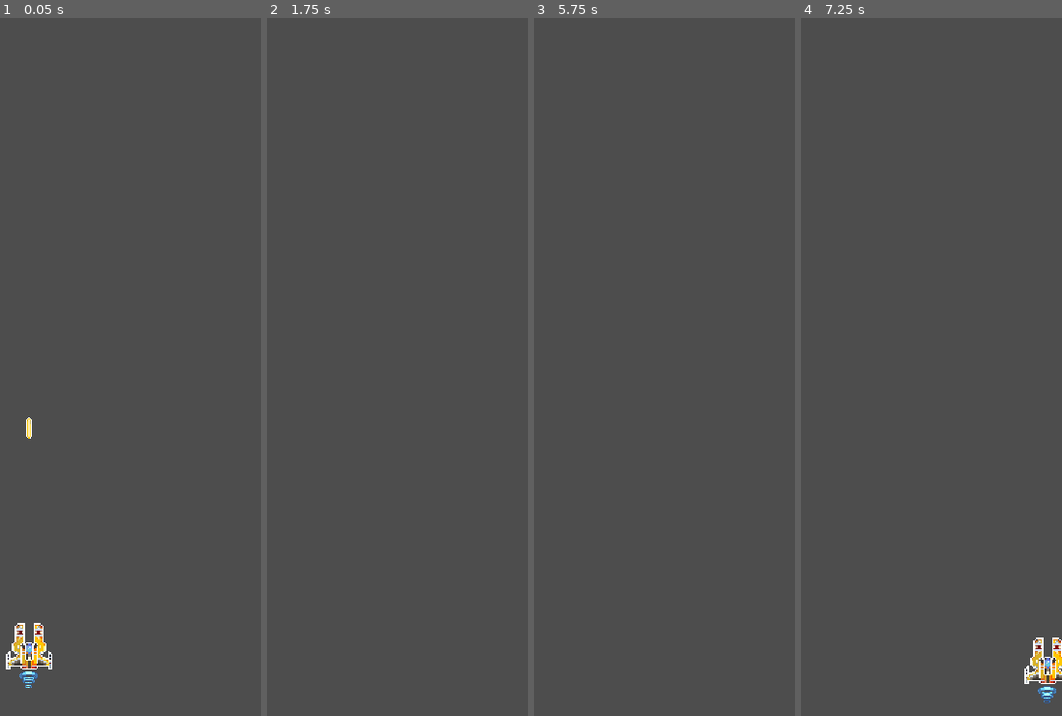
Above: before the commit, frames 1-4 (left to right).
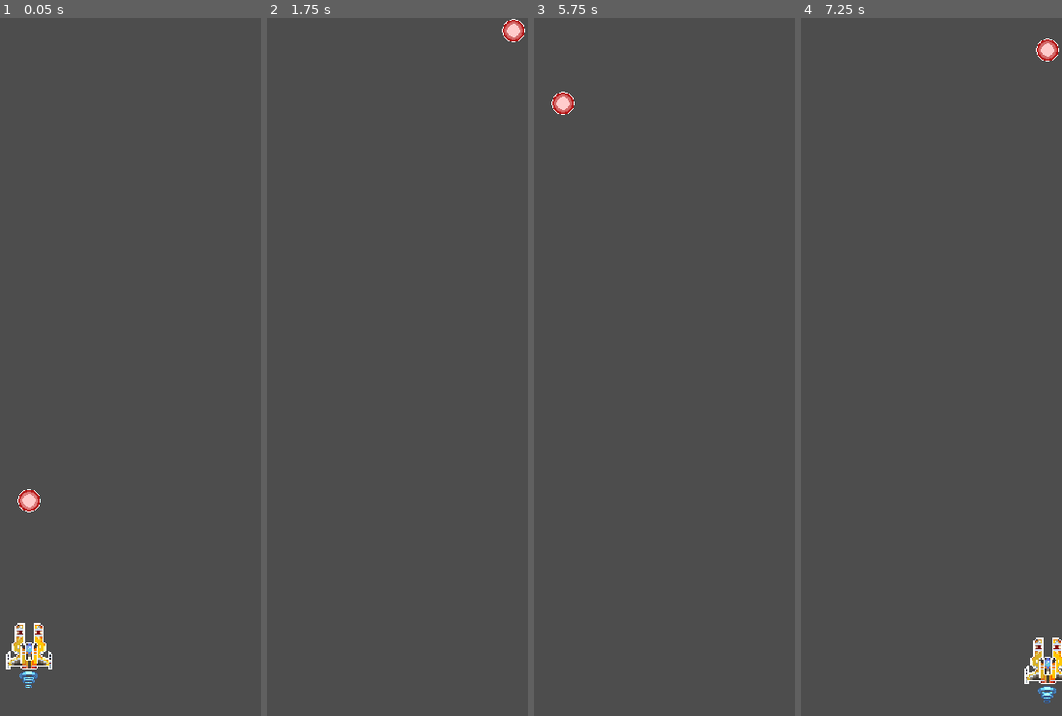
Above: after the commit, the same moments.

Repository: justCallMeJeg/ChaosWingNemesis
Game: Godot game, scene res://src/main.tscn
Same seed, same stepped clock (60 frames per second), same inputs: the game is played once before the commit and once after it.
Inputs:
- Up to frame 1 (0.05 s): no input
- Up to frame 2 (1.75 s): tap Enter at 0.5 s; hold Right (ui_right) 0.53-1.28 s; hold Down (ui_down) from 1.28 s (still down)
- Up to frame 3 (5.75 s): release Down (ui_down) at 2.03 s; hold Right (ui_right) 2.03-2.78 s; tap Space at 2.75 s; hold Up (ui_up) 2.78-3.53 s; tap Enter at 3.5 s; hold Left (ui_left) 3.53-5.03 s; hold Down (ui_down) from 5.03 s (still down)
- Up to frame 4 (7.25 s): release Down (ui_down) at 5.78 s; hold Right (ui_right) 5.78-6.53 s; hold Up (ui_up) from 6.53 s (still down)

The runs differ from the first frame. In frame 1, 0.3% of the frame differs, in the area x 6-16%, y 57-71%; in frame 2, 0.2%; in frame 3, 0.2%; in frame 4, 0.2%.

Commit message:
Revert "Ray"
This reverts commit 0ec27fe1ba42cf64f04824e64dc9d5b3a28d838c.

Diff:
--- a/src/Scenes/BulletTypes/LaserBullet.tscn
+++ /dev/null
@@ -1,47 +0,0 @@
-[gd_scene load_steps=8 format=3 uid="uid://5o2eeskofesq"]
-
-[ext_resource type="PackedScene" uid="uid://cssinv8uuvpp4" path="res://src/Scenes/BulletTypes/BaseBullet.tscn" id="1_lth7e"]
-[ext_resource type="Texture2D" uid="uid://cvwxre4d64pby" path="res://src/Assets/Player/Projectiles/LASER_BULLET.png" id="2_8ohwv"]
-
-[sub_resource type="AtlasTexture" id="AtlasTexture_j6o7v"]
-atlas = ExtResource("2_8ohwv")
-region = Rect2(0, 0, 32, 32)
-
-[sub_resource type="AtlasTexture" id="AtlasTexture_4b1w7"]
-atlas = ExtResource("2_8ohwv")
-region = Rect2(32, 0, 32, 32)
-
-[sub_resource type="AtlasTexture" id="AtlasTexture_xkmvn"]
-atlas = ExtResource("2_8ohwv")
-region = Rect2(64, 0, 32, 32)
-
-[sub_resource type="SpriteFrames" id="SpriteFrames_sovoj"]
-animations = [{
-"frames": [{
-"duration": 1.0,
-"texture": SubResource("AtlasTexture_j6o7v")
-}, {
-"duration": 1.0,
-"texture": SubResource("AtlasTexture_4b1w7")
-}, {
-"duration": 1.0,
-"texture": SubResource("AtlasTexture_xkmvn")
-}],
-"loop": true,
-"name": &"default",
-"speed": 5.0
-}]
-
-[sub_resource type="CapsuleShape2D" id="CapsuleShape2D_if217"]
-radius = 1.0
-height = 6.0
-
-[node name="BaseBullet" instance=ExtResource("1_lth7e")]
-BulletSpeed = 1500.0
-
-[node name="BulletBody" parent="." index="0"]
-sprite_frames = SubResource("SpriteFrames_sovoj")
-autoplay = "default"
-
-[node name="CollisionShape2D" parent="Area2D" index="0"]
-shape = SubResource("CapsuleShape2D_if217")
--- a/src/Scenes/ShipTypes/BaseShip.tscn
+++ b/src/Scenes/ShipTypes/BaseShip.tscn
@@ -361,7 +361,7 @@
 
 [node name="ShootingComponent" type="Node" parent="." node_paths=PackedStringArray("ACTOR")]
 script = ExtResource("6_2agsu")
-BULLET_SCENE = "LaserBullet"
+BULLET_SCENE = "Bullet"
 ACTOR = NodePath("..")
 
 [node name="HitboxComponent" type="Area2D" parent="."]
